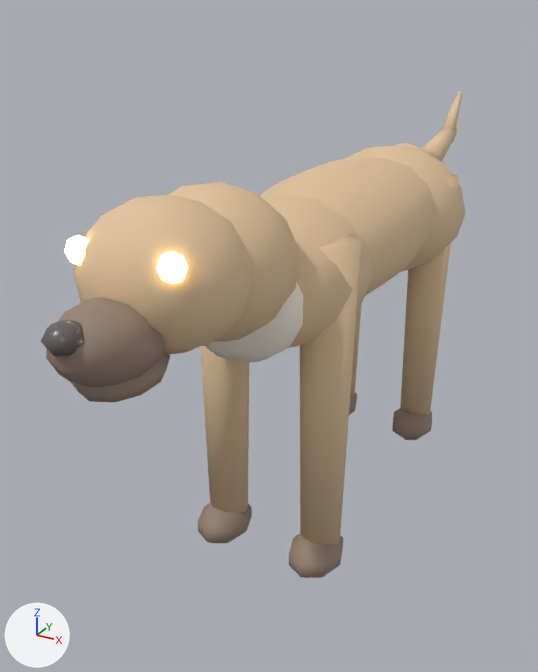
The glTF model assets/pbr/animal_dog.glb as it was, and as the next commit left it.
Before and after are seen from a camera (50 mm lens) standing at (0.482, -1.091, 0.831) and looking at (-0.099, -0.035, 0.303). Every picture has the same lights, and +X, +Y and +Z are marked at lower left. The picture after the commit comes second.

In view in the first picture: 'animal_dog_body', 'animal_dog_chest', 'animal_dog_chest_bib', 'animal_dog_ear_R', 'animal_dog_haunch', 'animal_dog_head', 'animal_dog_jaw', 'animal_dog_leg_BL', 'animal_dog_leg_BR', 'animal_dog_leg_FL', 'animal_dog_leg_FR', 'animal_dog_muzzle', 'animal_dog_neck', 'animal_dog_nose', 'animal_dog_paw_BL', 'animal_dog_paw_BR', 'animal_dog_paw_FL', 'animal_dog_paw_FR', 'animal_dog_tail0', 'animal_dog_tail1', 'animal_dog_tail2' and 2 more.
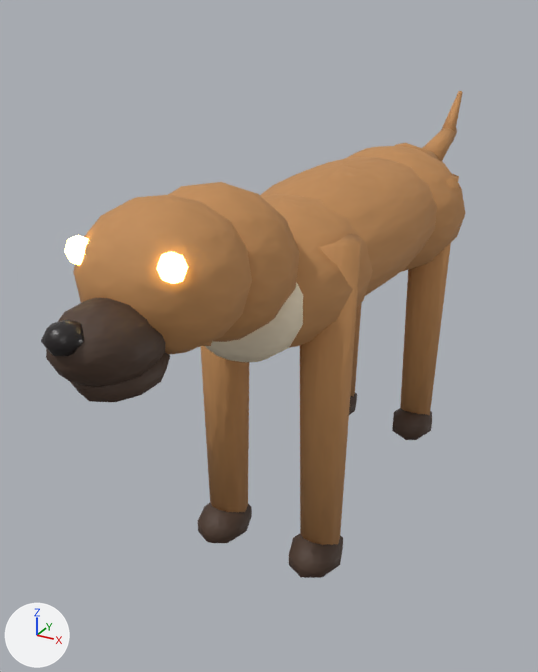
The change, as a diff of the scene's bpy script:
```diff
--- a/assets/pbr/animal_dog.glb.py
+++ b/assets/pbr/animal_dog.glb.py
@@ img_vcw_tex_paint_animal_dog_nose_orm @@
+img_vcw_tex_paint_animal_dog_nose_orm = load_image('vcw_tex_paint_animal_dog_nose_orm', '_unpacked/vcw_tex_paint_animal_dog_nose_orm', 128, 128, 'Non-Color')
@@ img_vcw_tex_paint_animal_dog_nose_albedo @@
+img_vcw_tex_paint_animal_dog_nose_albedo = load_image('vcw_tex_paint_animal_dog_nose_albedo', '_unpacked/vcw_tex_paint_animal_dog_nose_albedo', 128, 128, 'sRGB')
@@ img_vcw_tex_paint_animal_dog_nose_normal @@
+img_vcw_tex_paint_animal_dog_nose_normal = load_image('vcw_tex_paint_animal_dog_nose_normal', '_unpacked/vcw_tex_paint_animal_dog_nose_normal', 128, 128, 'Non-Color')
@@ img_vcw_tex_paint_animal_dog_muzzle_albedo @@
+img_vcw_tex_paint_animal_dog_muzzle_albedo = load_image('vcw_tex_paint_animal_dog_muzzle_albedo', '_unpacked/vcw_tex_paint_animal_dog_muzzle_albedo', 128, 128, 'sRGB')
@@ img_vcw_tex_paint_animal_dog_muzzle_orm @@
+img_vcw_tex_paint_animal_dog_muzzle_orm = load_image('vcw_tex_paint_animal_dog_muzzle_orm', '_unpacked/vcw_tex_paint_animal_dog_muzzle_orm', 128, 128, 'Non-Color')
@@ img_vcw_tex_paint_animal_dog_muzzle_normal @@
+img_vcw_tex_paint_animal_dog_muzzle_normal = load_image('vcw_tex_paint_animal_dog_muzzle_normal', '_unpacked/vcw_tex_paint_animal_dog_muzzle_normal', 128, 128, 'Non-Color')
@@ img_vcw_tex_paint_animal_dog_fur_orm @@
+img_vcw_tex_paint_animal_dog_fur_orm = load_image('vcw_tex_paint_animal_dog_fur_orm', '_unpacked/vcw_tex_paint_animal_dog_fur_orm', 128, 128, 'Non-Color')
@@ img_vcw_tex_paint_animal_dog_fur_albedo @@
+img_vcw_tex_paint_animal_dog_fur_albedo = load_image('vcw_tex_paint_animal_dog_fur_albedo', '_unpacked/vcw_tex_paint_animal_dog_fur_albedo', 128, 128, 'sRGB')
@@ img_vcw_tex_paint_animal_dog_fur_normal @@
+img_vcw_tex_paint_animal_dog_fur_normal = load_image('vcw_tex_paint_animal_dog_fur_normal', '_unpacked/vcw_tex_paint_animal_dog_fur_normal', 128, 128, 'Non-Color')
@@ mat_animal_dog_fur @@
 mat_animal_dog_fur = bpy.data.materials.new('animal_dog_fur')
-# nodes: BsdfPrincipled, OutputMaterial
-# colours: beige #e2c49e
+# nodes: BsdfPrincipled, NormalMap, OutputMaterial, SeparateColor, TexImage x3
+# uses the picture img_vcw_tex_paint_animal_dog_fur_albedo
+# uses the picture img_vcw_tex_paint_animal_dog_fur_normal
+# uses the picture img_vcw_tex_paint_animal_dog_fur_orm
@@ mat_animal_dog_muzzle @@
 mat_animal_dog_muzzle = bpy.data.materials.new('animal_dog_muzzle')
-# nodes: BsdfPrincipled, OutputMaterial
-# colours: brown #958173
+# nodes: BsdfPrincipled, NormalMap, OutputMaterial, SeparateColor, TexImage x3
+# uses the picture img_vcw_tex_paint_animal_dog_muzzle_albedo
+# uses the picture img_vcw_tex_paint_animal_dog_muzzle_normal
+# uses the picture img_vcw_tex_paint_animal_dog_muzzle_orm
@@ mat_animal_dog_nose @@
 mat_animal_dog_nose = bpy.data.materials.new('animal_dog_nose')
-# nodes: BsdfPrincipled, OutputMaterial
-# colours: dark grey #696161
+# nodes: BsdfPrincipled, NormalMap, OutputMaterial, SeparateColor, TexImage x3
+# uses the picture img_vcw_tex_paint_animal_dog_nose_albedo
+# uses the picture img_vcw_tex_paint_animal_dog_nose_normal
+# uses the picture img_vcw_tex_paint_animal_dog_nose_orm
```

Boxes (x1, y1, x2, y2) around the edits, measured in the pictures (538 x 672 px):
'animal_dog_head', surface changed (beige to orange): (73, 195, 252, 354) in both
'animal_dog_leg_FR', surface changed (beige to brown): (300, 233, 362, 545) in both
'animal_dog_body', surface changed (beige to orange): (260, 157, 437, 296) in both
'animal_dog_neck', surface changed (beige to brown): (168, 182, 300, 342) in both
'animal_dog_chest', surface changed (beige to brown): (261, 194, 373, 348) in both
'animal_dog_muzzle', surface changed (darker): (46, 298, 166, 388) in both
'animal_dog_leg_FL', surface changed (beige to brown): (200, 346, 249, 512) in both
'animal_dog_leg_BR', surface changed (darker): (400, 174, 459, 415) in both
'animal_dog_haunch', surface changed (beige to brown): (345, 146, 465, 272) in both
'animal_dog_paw_FR', surface changed (darker): (289, 534, 343, 578) in both
'animal_dog_jaw', surface changed (darker): (70, 353, 170, 402) in both
'animal_dog_paw_FL', surface changed (darker): (198, 503, 252, 543) in both
'animal_dog_nose', surface changed (dark grey to black): (41, 320, 84, 356) in both
'animal_dog_paw_BR', surface changed (darker): (392, 408, 432, 440) in both
'animal_dog_tail1', surface changed (beige to orange): (423, 128, 457, 161) in both
'animal_dog_leg_BL', surface changed (darker): (350, 303, 362, 396) in both
'animal_dog_tail2', surface changed (beige to orange): (441, 91, 463, 142) in both
'animal_dog_tail0', surface changed: (395, 143, 443, 162) in both
'animal_dog_paw_BL', surface changed: (349, 393, 357, 415) in both
'animal_dog_ear_R', surface changed: (202, 341, 212, 346) in both
